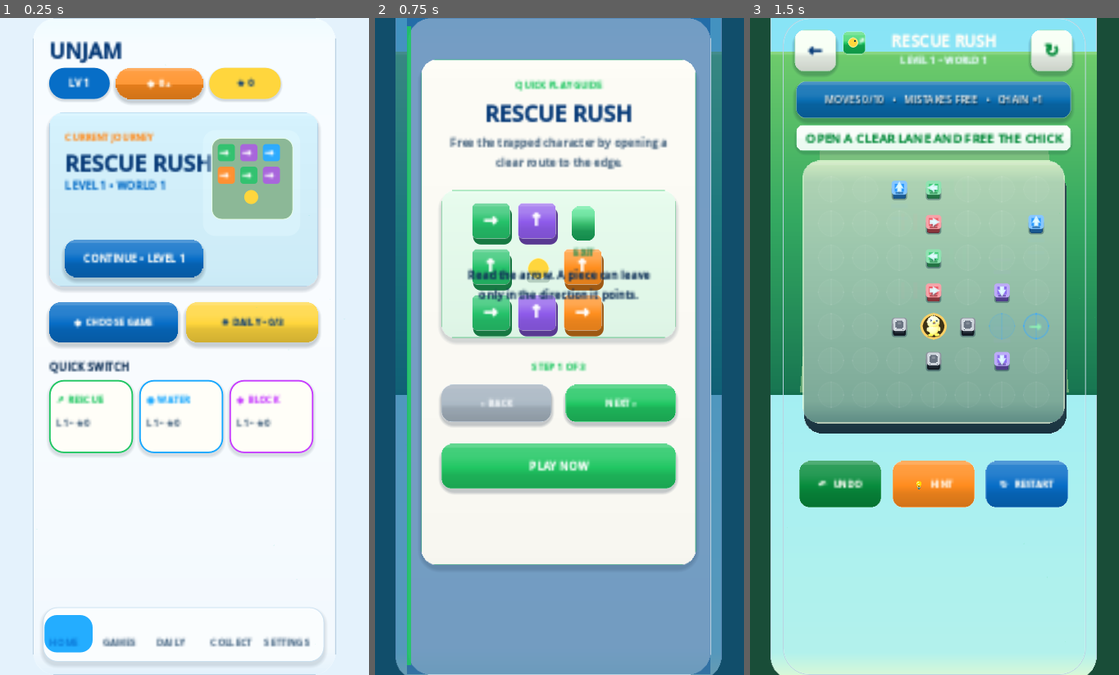
Above: before the commit, frames 1-3 (left to right).
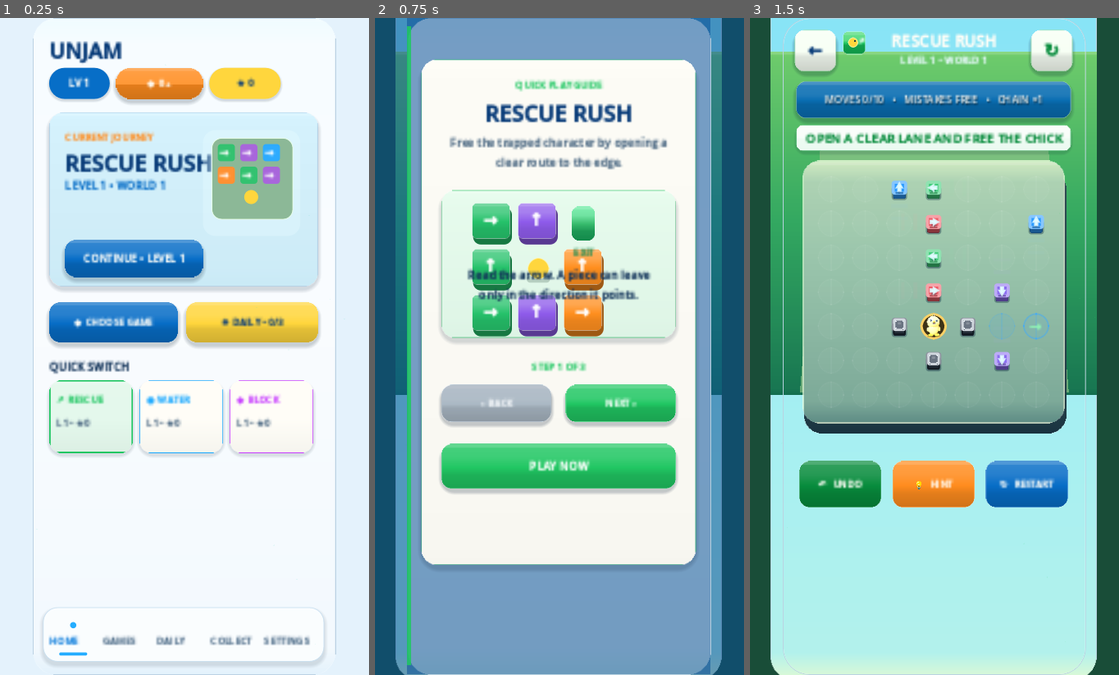
Above: after the commit, the same moments.

Repository: eghosa001/unjam
Game: Godot game, scene res://scenes/Main.tscn
The game is run twice, just before and just after one commit, with the same random seed, the same clock (stepped at 60 frames per second) and the same inputs.
Inputs:
- Up to frame 1 (0.25 s): no input
- Up to frame 2 (0.75 s): click "CONTINUE • LEVEL 1" at 0.5 s
- Up to frame 3 (1.5 s): click "PLAY NOW" at 1.25 s

The runs differ from the first frame. In frame 1, 3.5% of the frame differs, in the area x 12-86%, y 55-98%; in frame 2, nothing differs; in frame 3, nothing differs.

Commit message:
fix: switch Home journey in place and refine bottom nav state

Diff:
--- a/scripts/ui/premium_home_direct_levels.gd
+++ b/scripts/ui/premium_home_direct_levels.gd
@@ -202,7 +202,18 @@
 		var x := float(entry[3])
 		RefCanvas.add_shadow(canvas, Rect2(x, 465, 108, 94), 18, Color(0.02, 0.10, 0.18, 0.13), 4, Vector2(0, 3))
 		var card := PanelContainer.new()
-		card.add_theme_stylebox_override("panel", RefCanvas.solid_box(OFF_WHITE, 18, entry[2], 1.5))
+		card.name = "HomeSwitchCard_%s" % id
+		var accent: Color = entry[2] as Color
+		var card_fill := accent.lightened(0.88) if id == selected_game else OFF_WHITE
+		var border_width := 2.4 if id == selected_game else 1.25
+		card.add_theme_stylebox_override("panel", RefCanvas.rounded_gradient3(
+			card_fill.lightened(0.04),
+			card_fill,
+			card_fill.darkened(0.035),
+			18,
+			accent,
+			border_width
+		))
 		RefCanvas.set_rect(card, x, 465, 108, 94)
 		card.mouse_filter = Control.MOUSE_FILTER_IGNORE
 		canvas.add_child(card)
@@ -217,7 +228,7 @@
 		tap.focus_mode = Control.FOCUS_NONE
 		tap.modulate.a = 0.001
 		RefCanvas.set_rect(tap, x - 4, 459, 116, 106)
-		tap.pressed.connect(_select_and_open_game.bind(id))
+		tap.pressed.connect(_select_home_game.bind(id))
 		canvas.add_child(tap)
 
 func _add_bottom_nav_reference(canvas: Control) -> void:
@@ -228,11 +239,6 @@
 	RefCanvas.set_rect(shell, 13, 757, 362, 70)
 	shell.mouse_filter = Control.MOUSE_FILTER_IGNORE
 	canvas.add_child(shell)
-	var active := PanelContainer.new()
-	active.add_theme_stylebox_override("panel", RefCanvas.solid_box(CYAN, 16))
-	RefCanvas.set_rect(active, 15, 767, 62, 48)
-	active.mouse_filter = Control.MOUSE_FILTER_IGNORE
-	canvas.add_child(active)
 	var items := [
 		["HOME", 22.0, Callable(), "HomeNavButton", true],
 		["GAMES", 91.0, Callable(self, "_open_game_selector"), "HomeLevelsNavButton", false],
@@ -241,7 +247,22 @@
 		["SETTINGS", 298.0, func(): get_parent().call("build_settings"), "HomeSettingsNavButton", false],
 	]
 	for item in items:
-		_add_text(canvas, item[0], Rect2(item[1] - 1.0, 788, 62, 30), 12, Color(0.05, 0.49, 0.86) if item[4] else Color(0.31, 0.43, 0.54), true)
+		var selected: bool = bool(item[4])
+		var nav_color := Color(0.05, 0.49, 0.86) if selected else Color(0.31, 0.43, 0.54)
+		if selected:
+			var dot := PanelContainer.new()
+			dot.name = "HomeNavSelectedDot"
+			dot.mouse_filter = Control.MOUSE_FILTER_IGNORE
+			dot.add_theme_stylebox_override("panel", RefCanvas.solid_box(CYAN, 4))
+			RefCanvas.set_rect(dot, float(item[1]) + 26.0, 776, 8, 8)
+			canvas.add_child(dot)
+			var underline := PanelContainer.new()
+			underline.name = "HomeNavSelectedUnderline"
+			underline.mouse_filter = Control.MOUSE_FILTER_IGNORE
+			underline.add_theme_stylebox_override("panel", RefCanvas.solid_box(CYAN, 2))
+			RefCanvas.set_rect(underline, float(item[1]) + 12.0, 815, 36, 4)
+			canvas.add_child(underline)
+		_add_text(canvas, item[0], Rect2(item[1] - 1.0, 788, 62, 26), 12, nav_color, true)
 		var hit := Button.new()
 		hit.name = item[3]
 		hit.flat = true
@@ -313,6 +334,18 @@
 		FeedbackManager.tap()
 		main.call("build_daily_games")
 
+func _select_home_game(game_id: String) -> void:
+	if game_id == selected_game:
+		return
+	selected_game = game_id
+	var main := get_parent()
+	if main != null:
+		main.set("selected_game_id", game_id)
+	FeedbackManager.tap()
+	# Re-compose the small reference Home synchronously; cached gradient assets make
+	# this effectively a state swap rather than a costly screen transition.
+	build_home_launcher()
+
 func _select_and_open_game(game_id: String) -> void:
 	selected_game = game_id
 	var main := get_parent()
